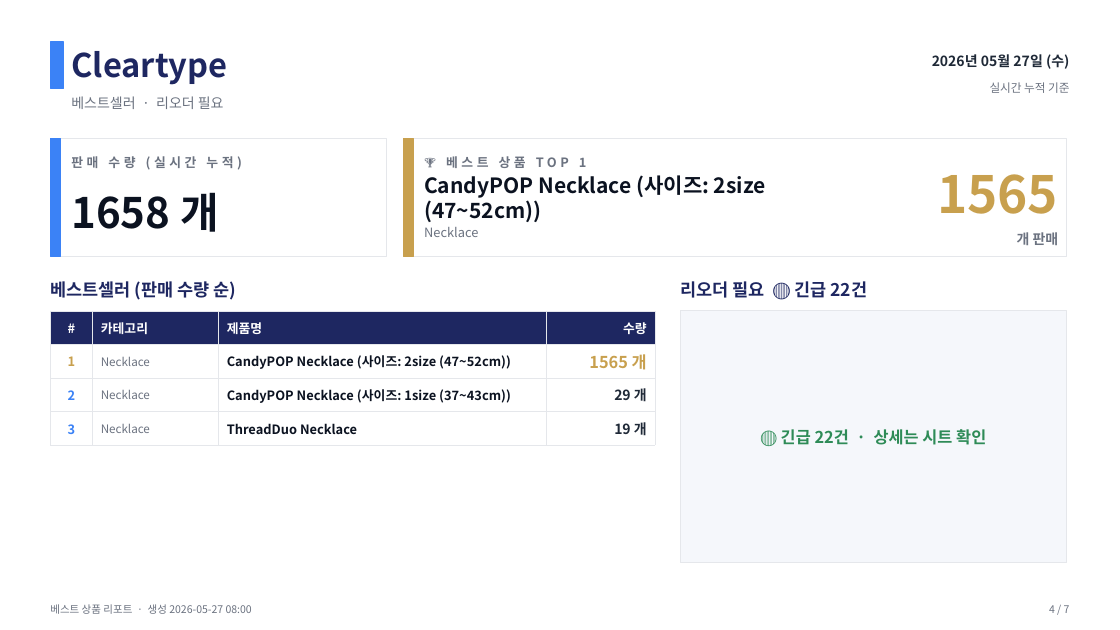
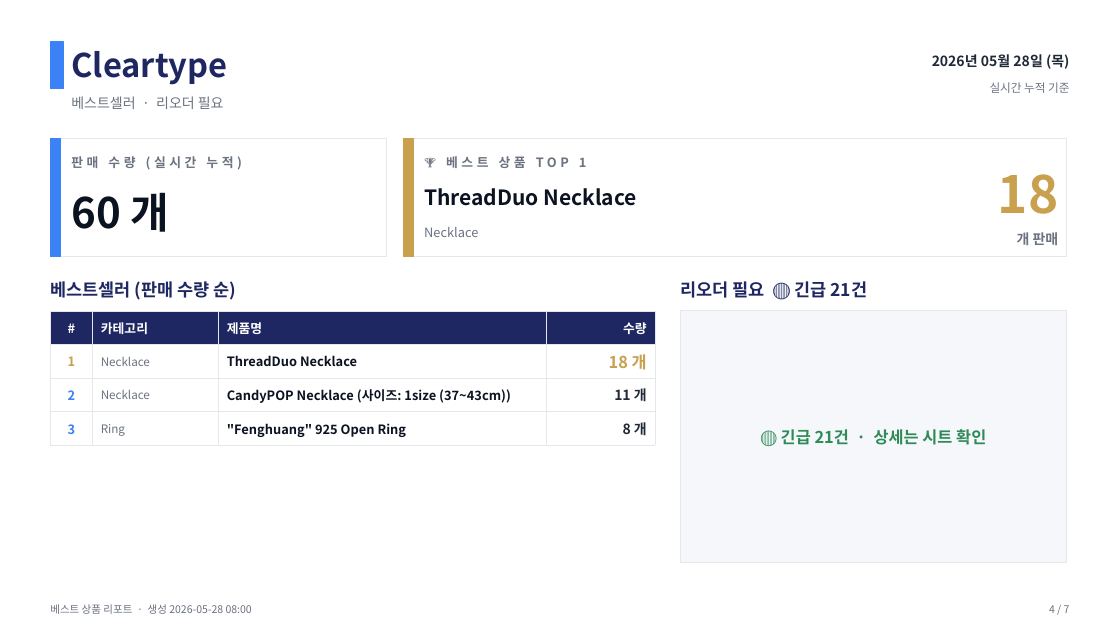
Before and after one commit to j65209/Brightbeed, a slide deck: slide 4 of data/sales-report.pptx. Drawn at 1120x630 pixels with LibreOffice and Linux fonts; fonts in the diff are those of the drawing. Boxes give left, top, right and bottom in pixels: in the first picture for what was removed or moved away, otherwise in the second. Text is boxed around its words. In the diff, an @@ line names an element or a change of style, - is before the commit and + after.

```diff
--- a/data/sales-report.pptx
+++ b/data/sales-report.pptx
@@ text at (x1=932, y1=54, x2=1069, y2=69): text changed @@
-2026년 05월 27일 (수)
+2026년 05월 28일 (목)
@@ text at (x1=998, y1=174, x2=1059, y2=214): text changed @@
-1565
+18
@@ text at (x1=71, y1=192, x2=169, y2=232): text changed @@
-1658 개
+60 개
@@ text at (x1=424, y1=188, x2=637, y2=206): text changed @@
-CandyPOP Necklace (사이즈: 2size (47~52cm))
+ThreadDuo Necklace
@@ text at (x1=680, y1=281, x2=867, y2=298): text changed @@
-리오더 필요 🔴 긴급 22건
+리오더 필요 🔴 긴급 21건
@@ table at (x1=50, y1=311, x2=655, y2=441) @@
-row 2, column 3: CandyPOP Necklace (사이즈: 2size (47~52cm))
+row 2, column 3: ThreadDuo Necklace
-row 2, column 4: 1565 개
+row 2, column 4: 18 개
-row 3, column 4: 29 개
+row 3, column 4: 11 개
-row 4: 3 | Necklace | ThreadDuo Necklace | 19 개
+row 4: 3 | Ring | "Fenghuang" 925 Open Ring | 8 개
@@ text at (x1=781, y1=429, x2=986, y2=445): text changed @@
-🔴 긴급 22건 · 상세는 시트 확인
+🔴 긴급 21건 · 상세는 시트 확인
@@ text at (x1=50, y1=604, x2=252, y2=614): text changed @@
-베스트 상품 리포트 · 생성 2026-05-27 08:00
+베스트 상품 리포트 · 생성 2026-05-28 08:00
```
Also in this commit, not shown: 6 other slides changed.
